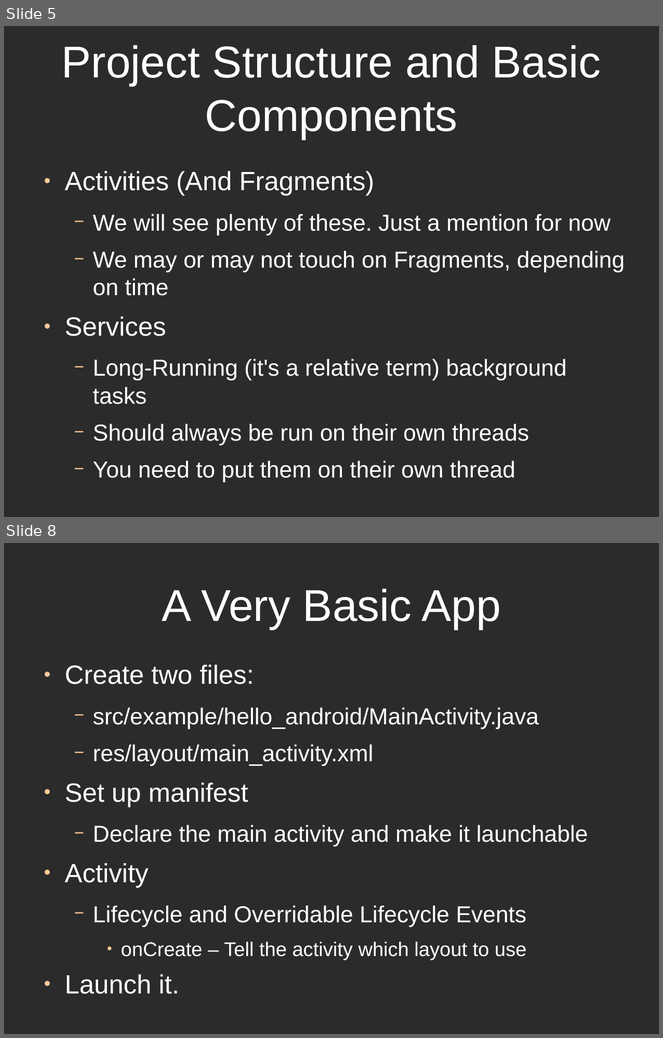
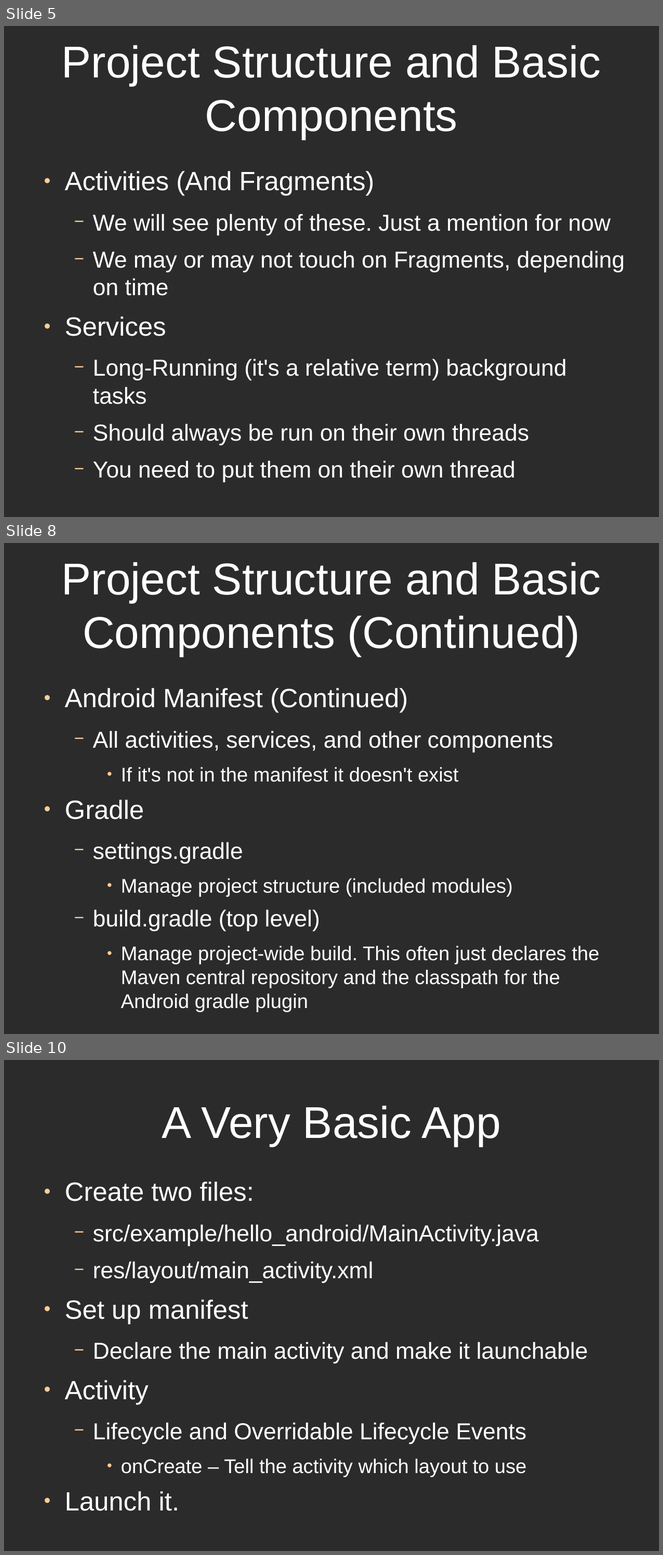
Before and after one commit to alphonzo79/HelloAndroidExample, a slide deck: HelloAndroidPresentationSlides.odp. Shown one above the other, each under a label of ours: slides 5 and 8 before the commit, slides 5, 8 and 10 after it; the slides between them are not shown. The pictures are 663x1038 and 663x1555 pixels, drawn with LibreOffice and Linux fonts; fonts in the diff are those of the drawing; background and template pictures are left out; a plain dark background stands for a picture behind light text. Boxes give left, top, right and bottom in pixels: in the first picture for what was removed or moved away, otherwise in the second. Text is boxed around its words. In the diff, an @@ line names an element or a change of style, - is before the commit and + after.

Commit message:
Updating slides and gradle files

```diff
--- a/HelloAndroidPresentationSlides.odp
+++ b/HelloAndroidPresentationSlides.odp
@@ slide 8 added at [4,543,659,1034], background picture (left out) @@
@@ title added at [62,562,601,656], 54 pt, text #FFFFFF @@
+Project Structure and Basic Components (Continued)
@@ text added at [65,688,599,1013], 24 pt, text #FFFFFF @@
+● Android Manifest (Continued)
+  − All activities, services, and other components
+    ● If it's not in the manifest it doesn't exist
+● Gradle
+  − settings.gradle
+    ● Manage project structure (included modules)
+  − build.gradle (top level)
+    ● Manage project-wide build. This often just declares the Maven central repository and the classpath for the Android gradle plugin
@@ what was slide 8 is now slide 10 @@
```
Also in this commit, not shown: 4 slides changed, 3 other slides added, 2 slides removed, 3 other files.
